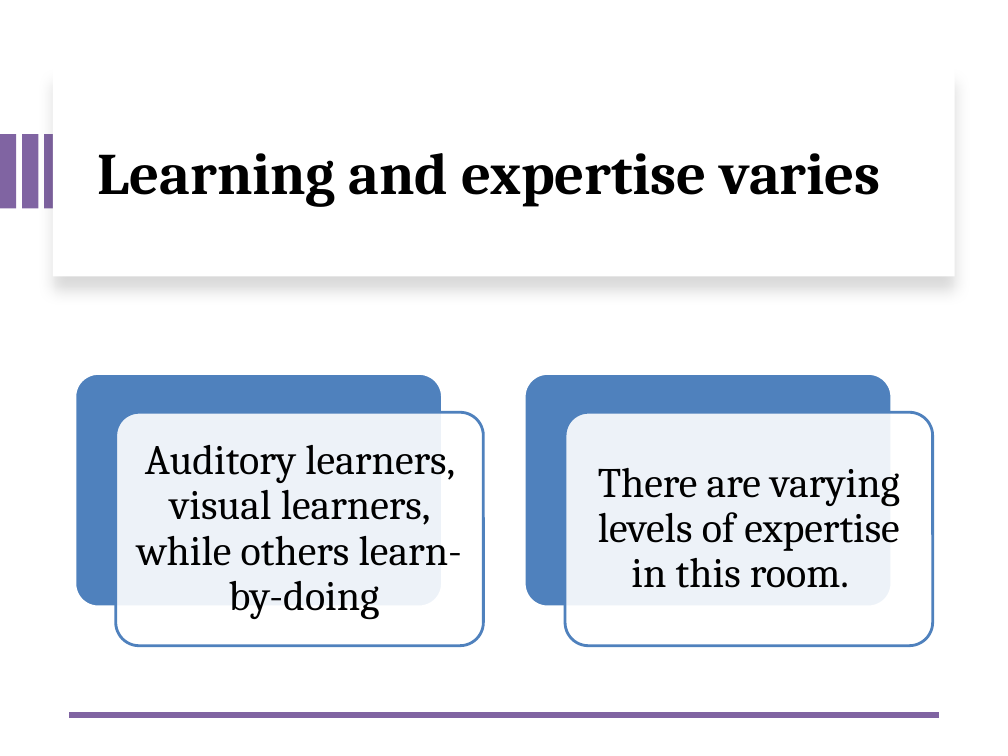
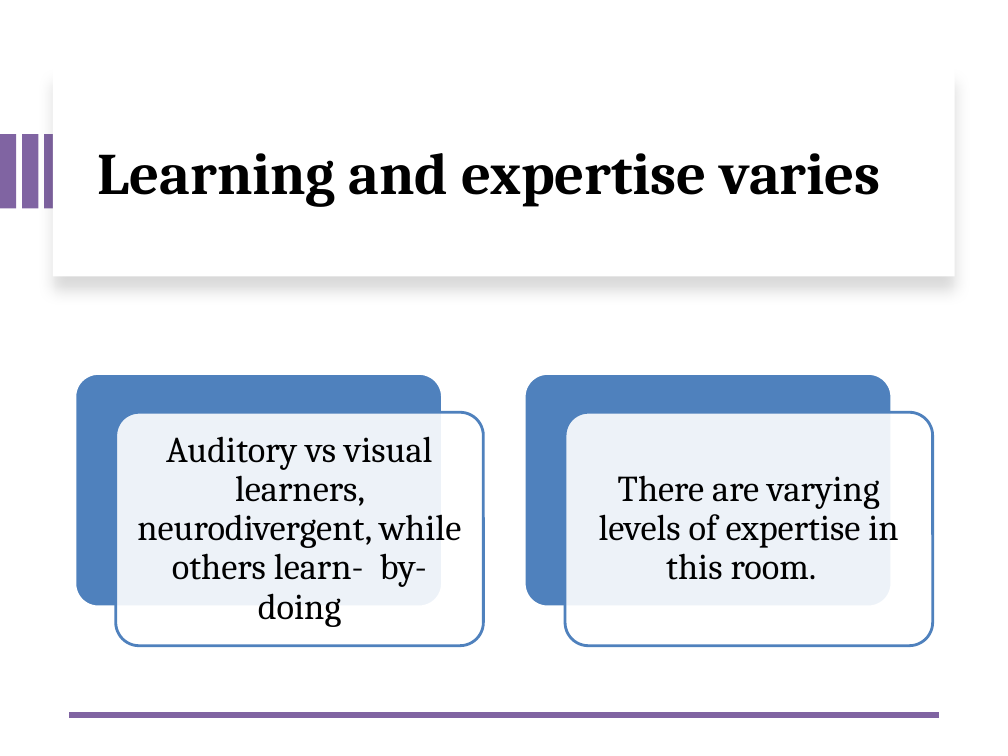
Before and after one commit to PRodriguez19/Intro-to-shell, a slide deck: slide 8 of lectures/Lecture1-MMG3320-Introduction.pptx. Drawn at 1008x756 pixels with LibreOffice and Linux fonts; fonts in the diff are those of the drawing. Boxes give left, top, right and bottom in pixels: in the first picture for what was removed or moved away, otherwise in the second. Text is boxed around its words. In the diff, an @@ line names an element or a change of style, - is before the commit and + after.

```diff
--- a/lectures/Lecture1-MMG3320-Introduction.pptx
+++ b/lectures/Lecture1-MMG3320-Introduction.pptx
@@ text "There are varying levels of ..." at bbox=[599, 475, 898, 580]: size 30 to 26 pt; less space between paragraphs @@
@@ text at bbox=[137, 436, 461, 627]: text changed; size 30 to 26 pt @@
-Auditory learners, visual learners, while others learn- by-doing
+Auditory vs visual learners, neurodivergent, while others learn- by-doing
```
Also in this commit, not shown: 1 other slide changed, 5 other files.
